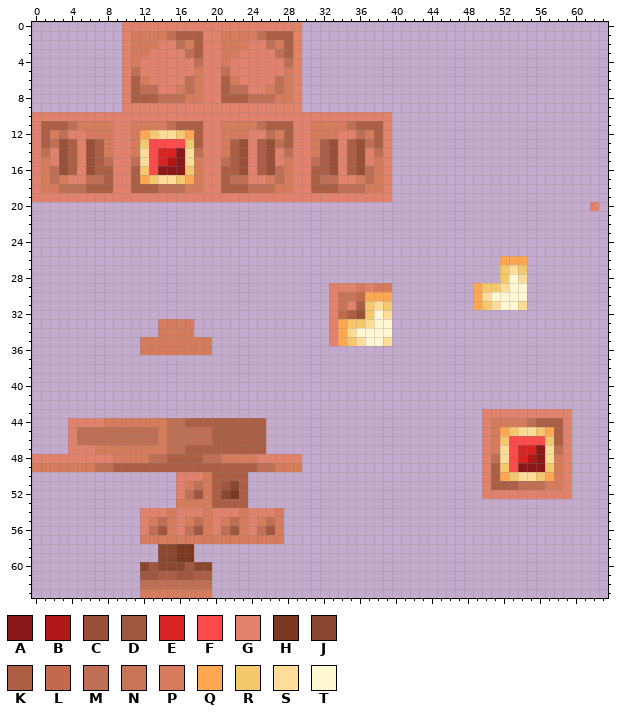
Edited in one commit: pixel-art sprite (RP/textures/entity/koprium_entities/drone.png). That is the earlier state.
The file is 64x64 pixels. Colours within 5 levels of each other are drawn and written as one.
Palette (. is transparent): A #8a1818  B #b01717  C #9a5038  D #a1573f  E #d92323  F #fd4a4a  G #e3826c  H #7b3720  J #8a4730  K #ad5f45  L #c26b4c  M #bf6f54  N #c87456  P #d67b5b  Q #ffa851  R #f6c86d  S #ffdd99  T #fff7d2
Pixels before (only the part around the change), first column x 0:
 0 ..........GGGGGGGGGGGGGGGGGGGG.......................
 1 ..........GPPPPMKKKGGPPPPMKKKG.......................
 2 ..........GPPPGGMPKGGPPPGGMPKG.......................
 3 ..........GPPGGGGMKGGPPGGGGMKG.......................
 4 ..........GPGGGGGGMGGPGGGGGGMG.......................
 5 ..........GMGGGGGGPGGMGGGGGGPG.......................
 6 ..........GKPGGGGMPGGKPGGGGMPG.......................
 7 ..........GKMMGGPMPGGKMMGGPMPG.......................
 8 ..........GKKKMMMPPGGKKKMMMPPG.......................
 9 ..........GGGGGGGGGGGGGGGGGGGG.......................
10 GGGGGGGGGGGGGGGGGGGGGGGGGGGGGGGGGGGGGGGG.............
11 GKKKMPPPPGGPPPPMKKKGGPPPPMKKKGGPPPPMKKKG.............
12 GKPMGGPPPGGPQRSSRQKGGPPPGGMPKGGPPPGGMPKG.............
13 GKMCKGCKPGGPRFFFFRKGGPKCGKCMKGGPKCGKCMKG.............
14 GMGCKGCKPGGPSFEEASMGGPKCGKCGMGGPKCGKCGMG.............
15 GPGCKGCKMGGMSFEBASPGGMKCGKCGPGGMKCGKCGPG.............
16 GPMCKGCKKGGKRFAAARPGGKKCGKCMPGGKKCGKCMPG.............
17 GPMPGGMMKGGKQRSSRQPGGKMMGGPMPGGKMMGGPMPG.............
18 GPPMMMKKKGGKKKMMMPPGGKKKMMMPPGGKKKMMMPPG.............
19 GGGGGGGGGGGGGGGGGGGGGGGGGGGGGGGGGGGGGGGG.............
20 .....................................................
21 .....................................................
22 .....................................................
23 .....................................................
24 .....................................................
25 .....................................................
26 ....................................................Q
27 ....................................................R
28 ....................................................R
29 .................................GGGPGPP.........QRRS
30 .................................GNNLQQQ.........QSTT
31 .................................GNGKRSR.........QRST
32 .................................GLKCRTS.............
33 ..............PPPP...............GQRRSTT.............
34 ..............PPPP...............GQSTTTT.............
35 ............PPPPPPPP.............GQRSTTS.............
36 ............PPPPPPPP.................................
37 .....................................................
38 .....................................................
39 .....................................................
40 .....................................................
41 .....................................................
42 .....................................................
43 ..................................................GGG
44 ....GGGGPPPPPPPMMKKKKKKKKK........................GPP
45 ....GMMMMMMMMMPMMMMMKKKKKK........................GPQ
46 ....GMMMMMMMMMPMMMMMKKKKKK........................GPR
47 ....GGGPPPPPPPPMMKKKKKKKKK........................GPS
48 GGGGGGGGGPPPPMMKKKKMMPPPPGGGGG....................GMS
49 PPPPPPPMMKKKKKKKKKKKKKKKKMMPPP....................GKR
50 ................GGGPKKKK..........................GKQ
51 ................GPMPKDJK..........................GKK
52 ................GMDPKJHK..........................GGG
53 ................PPPPKKKK.............................
54 ............GGGPGGGPGGGPGGGP.........................
55 ............GPMPGPMPGPMPGPMP.........................
56 ............GMDPGMDPGMDPGMDP.........................
57 ............PPPPPPPPPPPPPPPP.........................
58 ..............JJHH...................................
59 ..............JJHH...................................
60 ............JDJJJDJJ.................................
61 ............DDKKDDKK.................................
62 ............MMMMMMMM.................................
63 ............PPPPPPPP.................................
And afterwards:
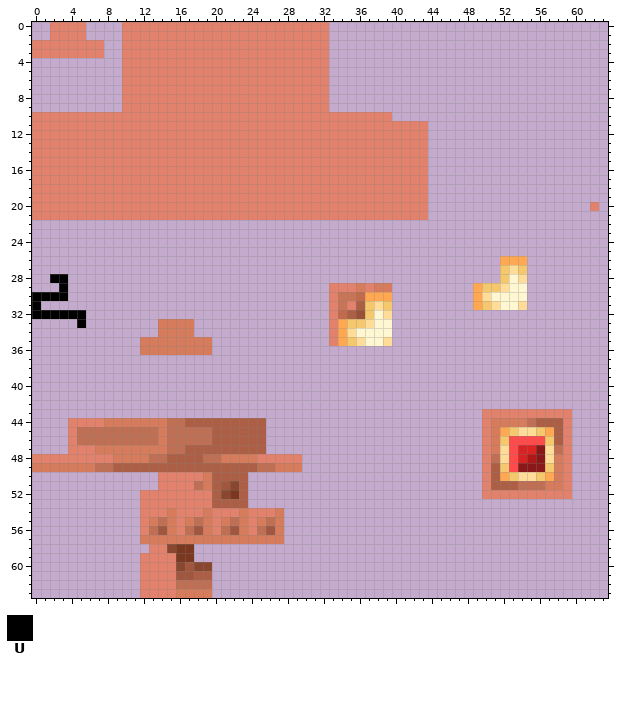
Colours new in this view: U #000000
Changes in this commit:
Changed rows in their new state; - is an unchanged pixel.
first column x 0:
 0 --GGGG------------------------GGG-----------
 1 --GGGG-----GGGGGGGG--GGGGGGGG-GGG-----------
 2 GGGGGGGG---GGG--GGG--GGG--GGG-GGG-----------
 3 GGGGGGGG---GG----GG--GG----GG-GGG-----------
 4 -----------G------G--G------G-GGG-----------
 5 -----------G------G--G------G-GGG-----------
 6 -----------GG----GG--GG----GG-GGG-----------
 7 -----------GGG--GGG--GGG--GGG-GGG-----------
 8 -----------GGGGGGGG--GGGGGGGG-GGG-----------
 9 ------------------------------GGG-----------
11 -GGGGGGGG--GGGGGGGG--GGGGGGGG--GGGGGGGG-GGGG
12 -GGG--GGG--GGGGGGGG--GGG--GGG--GGG--GGG-GGGG
13 -GGGG-GGG--GGGGGGGG--GGG-GGGG--GGG-GGGG-GGGG
14 -G-GG-GGG--GGGGGGGG--GGG-GG-G--GGG-GG-G-GGGG
15 -G-GG-GGG--GGGGGGGG--GGG-GG-G--GGG-GG-G-GGGG
16 -GGGG-GGG--GGGGGGGG--GGG-GGGG--GGG-GGGG-GGGG
17 -GGG--GGG--GGGGGGGG--GGG--GGG--GGG--GGG-GGGG
18 -GGGGGGGG--GGGGGGGG--GGGGGGGG--GGGGGGGG-GGGG
19 ----------------------------------------GGGG
20 GGGGGGGGGGGGGGGGGGGGGGGGGGGGGGGGGGGGGGGGGGGG
21 GGGGGGGGGGGGGGGGGGGGGGGGGGGGGGGGGGGGGGGGGGGG
first column x 0:
28 --UU--
29 ---U--
30 UUUU--
31 U-----
32 UUUUUU
33 -----U
first column x 12:
50 --GG----
51 --GG-G--
52 GGGG-GGG
53 GGGGGGGG
first column x 12:
58 -GG-
59 GGGG
60 GGGG
61 GGGG
62 GGGG
63 GGGG
Where, in picture pixels (left, top, right, bottom), the same in both pictures:
changed: (32, 22, 428, 220)
added: (32, 274, 86, 328)
changed: (140, 472, 212, 508)
changed: (140, 544, 176, 598)
